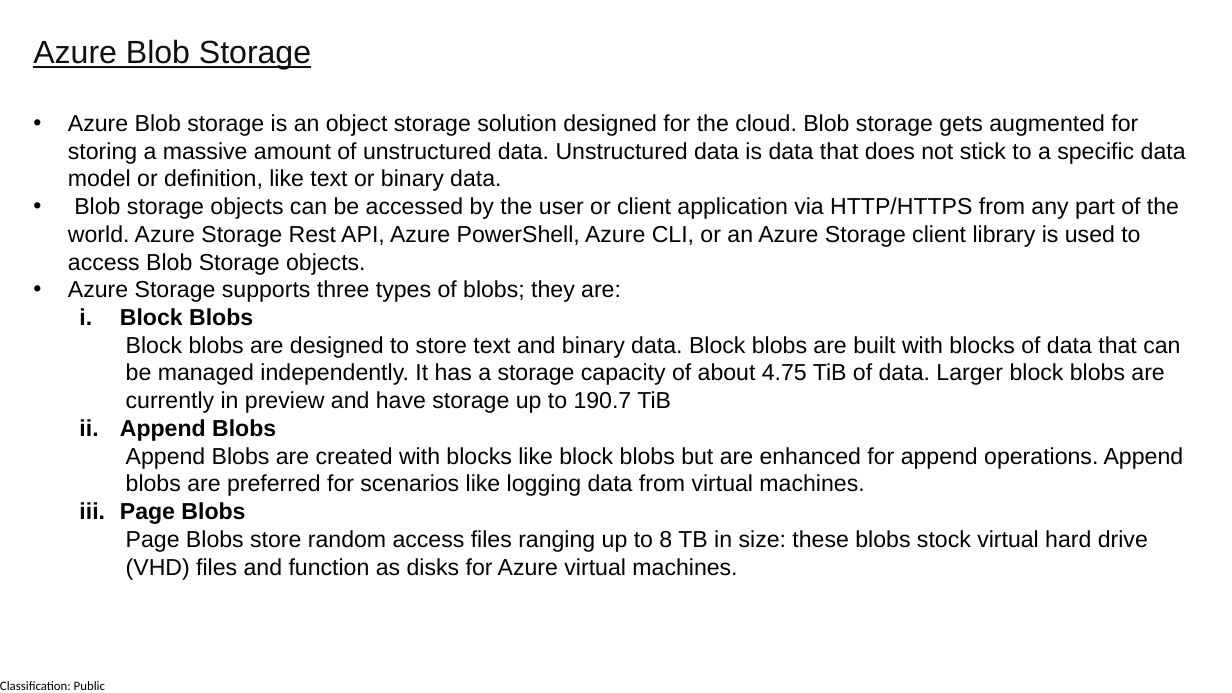
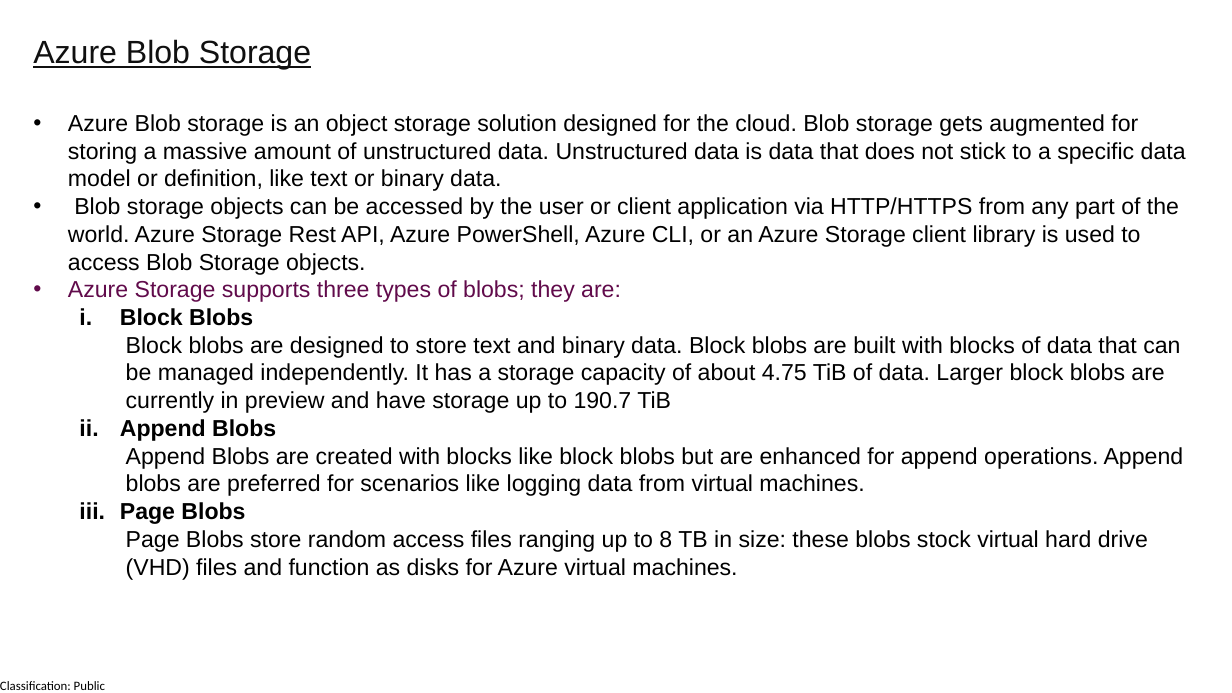
Before and after one commit to manaswiniray/Maersk.Azure.Practice, a slide deck: slide 6 of Microsoft Azure.pptx. Drawn at 1232x693 pixels with LibreOffice and Linux fonts; fonts in the diff are those of the drawing. Boxes give left, top, right and bottom in pixels: in the first picture for what was removed or moved away, otherwise in the second. Text is boxed around its words. In the diff, an @@ line names an element or a change of style, - is before the commit and + after.

Commit message:
Committed for Azure Fundamentals

```diff
--- a/Microsoft Azure.pptx
+++ b/Microsoft Azure.pptx
@@ text at bbox=[68, 280, 621, 302]: text colour #000000 to #610B4B in "Azure Storage supports three types of blobs; ..." @@
```
Also in this commit, not shown: 5 other slides changed, 3 slides added.
